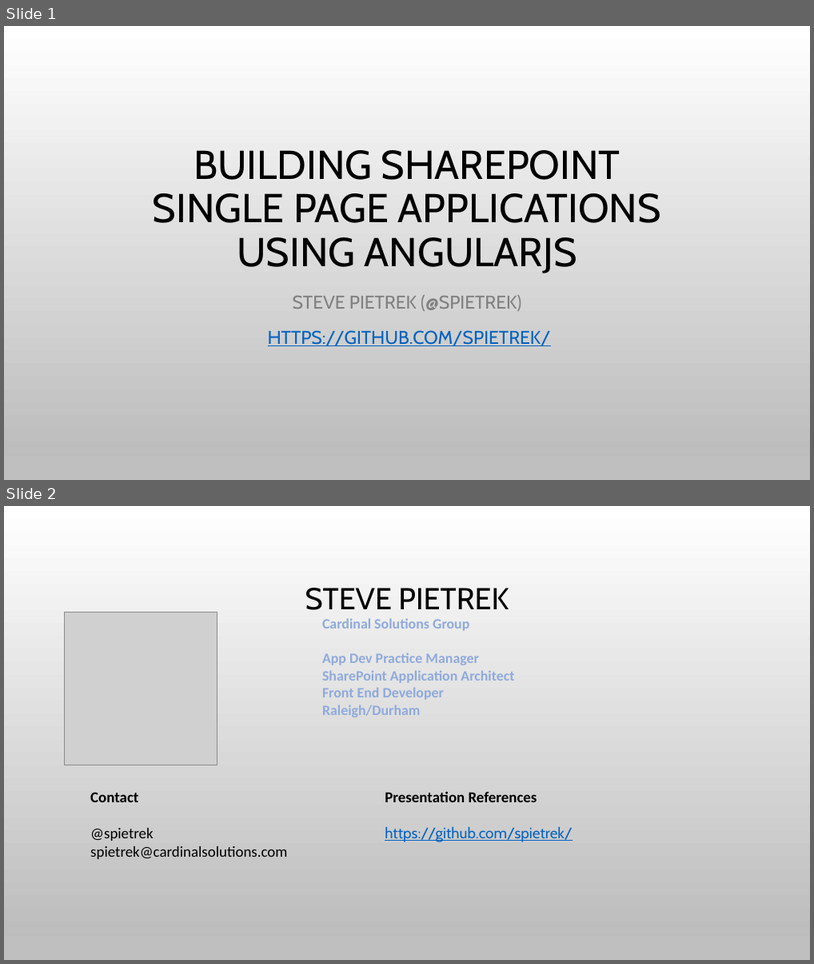
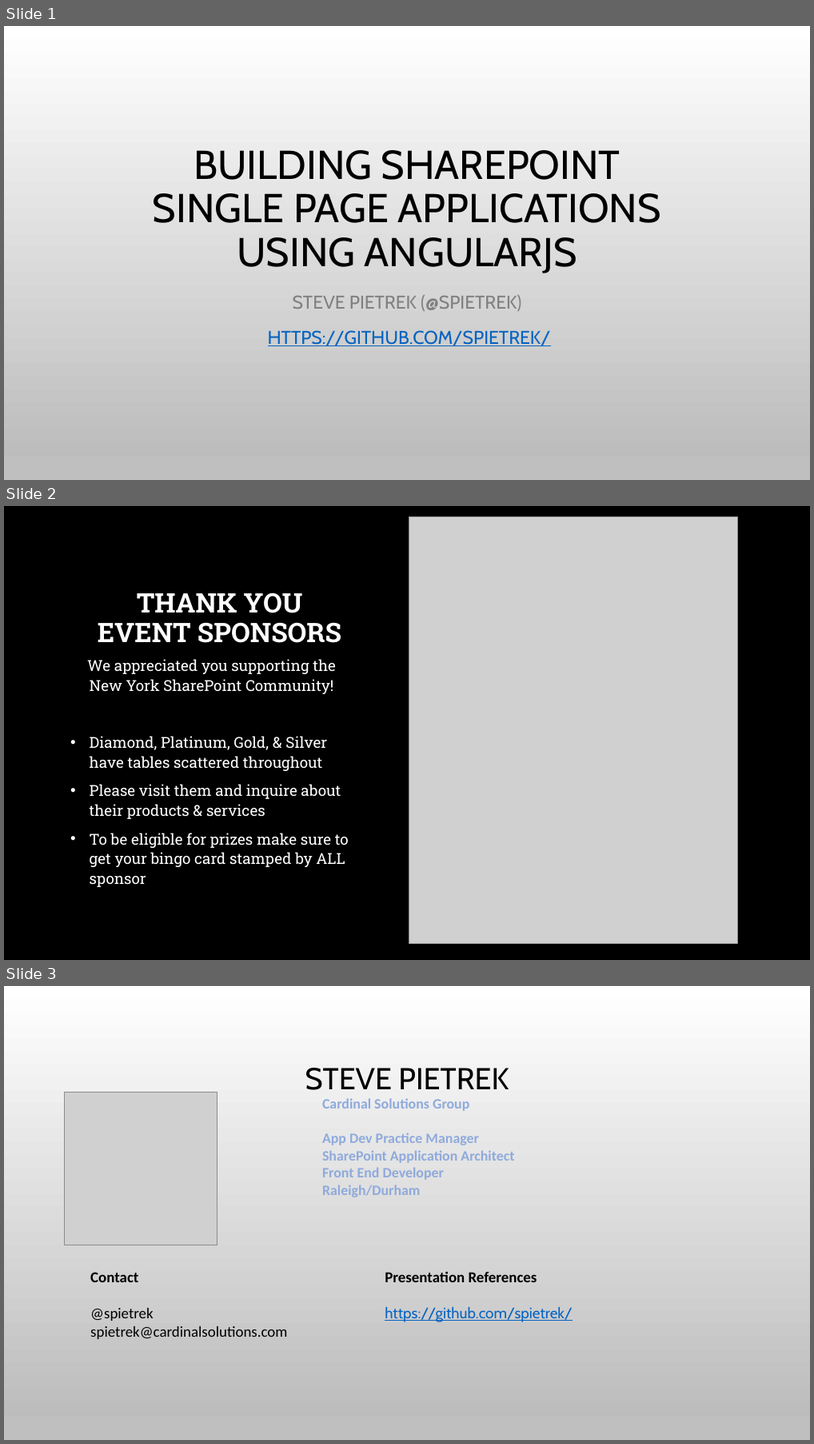
Before and after one commit to spietrek/spsnyc2015, a slide deck: Building SPAs in SharePoint Using AngularJS.pptx. Shown one above the other, each under a label of ours: slides 1 and 2 before the commit, slides 1, 2 and 3 after it. The pictures are 814x964 and 814x1444 pixels, drawn with LibreOffice and Linux fonts; fonts in the diff are those of the drawing; grey boxes stand for pictures; background and template pictures are left out. Boxes give left, top, right and bottom in pixels: in the first picture for what was removed or moved away, otherwise in the second. Text is boxed around its words. In the diff, an @@ line names an element or a change of style, - is before the commit and + after.

Commit message:
Add sponsor slide

```diff
--- a/Building SPAs in SharePoint Using AngularJS.pptx
+++ b/Building SPAs in SharePoint Using AngularJS.pptx
@@ slide 2 added at <box>4,506,810,960</box>, background picture (left out) @@
@@ picture added at <box>410,517,738,943</box> @@
@@ title added at <box>98,592,342,643</box>, 32 pt, text #FFFFFF, bold @@
+THANK YOU
+EVENT SPONSORS
@@ text added at <box>87,659,349,887</box>, 18 pt, text #FFFFFF @@
+We appreciated you supporting the New York SharePoint Community!
+• Diamond, Platinum, Gold, & Silver have tables scattered throughout
+• Please visit them and inquire about their products & services
+• To be eligible for prizes make sure to get your bingo card stamped by ALL sponsor
@@ what was slide 2 is now slide 3 @@
```
Also in this commit, not shown: 1 other file.
